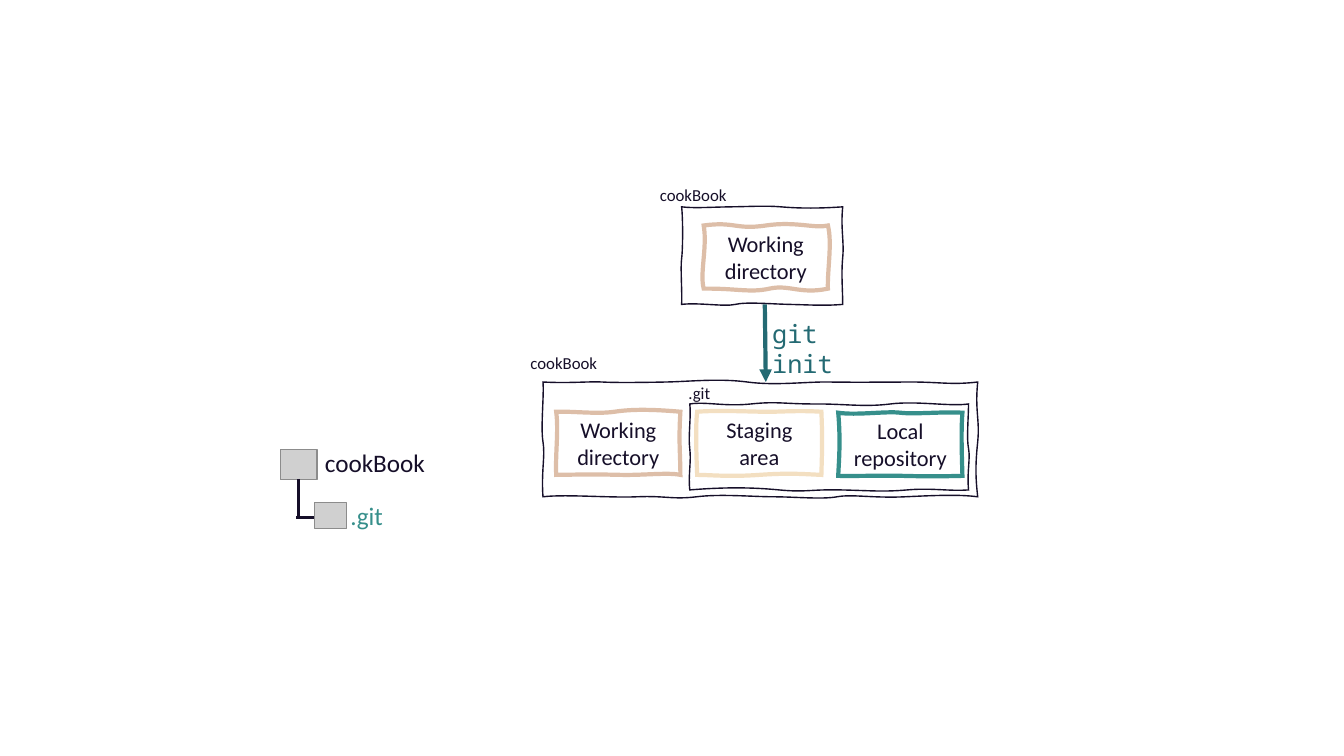
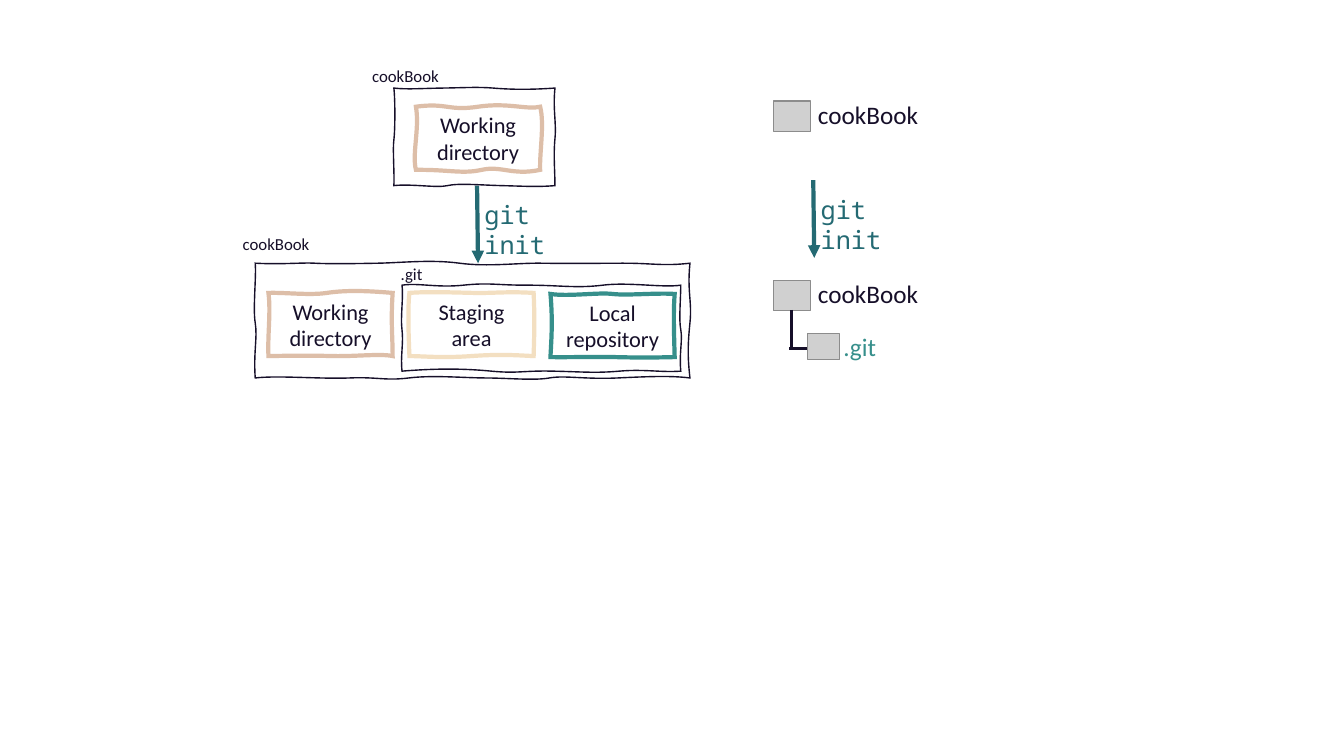
Before and after one commit to selinaZitrone/get-started-with-git, a slide deck: slide 9 of slides/img/images.pptx (slide 8 before the commit). Drawn at 1344x756 pixels with LibreOffice and Linux fonts; fonts in the diff are those of the drawing; grey boxes stand for pictures. Boxes give left, top, right and bottom in pixels: in the first picture for what was removed or moved away, otherwise in the second. Text is boxed around its words. In the diff, an @@ line names an element or a change of style, - is before the commit and + after.

```diff
--- a/slides/img/images.pptx
+++ b/slides/img/images.pptx
@@ text "git init": place and size @@
-text "git init" at bbox=[772, 324, 832, 374]
+text "git init" at bbox=[484, 205, 544, 255]
@@ group added at bbox=[773, 101, 918, 258]: 2 texts, 1 picture, 1 arrow @@
+cookBook
+git init
@@ text "cookBook": place and size @@
-text "cookBook" at bbox=[530, 357, 597, 369]
+text "cookBook" at bbox=[243, 238, 310, 250]
@@ 7 freeform shapes, 2 texts, 1 arrow: place and size @@
-7 freeform shapes, 2 texts, 1 arrow at bbox=[543, 189, 978, 497]
+7 freeform shapes, 2 texts, 1 arrow at bbox=[255, 70, 690, 378]
@@ 2 pictures, 2 texts, 2 lines: place and size @@
-2 pictures, 2 texts, 2 lines at bbox=[280, 450, 425, 530]
+2 pictures, 2 texts, 2 lines at bbox=[773, 281, 918, 361]
```
Also in this commit, not shown: 8 other slides changed, 4 slides added, 5 other files.
